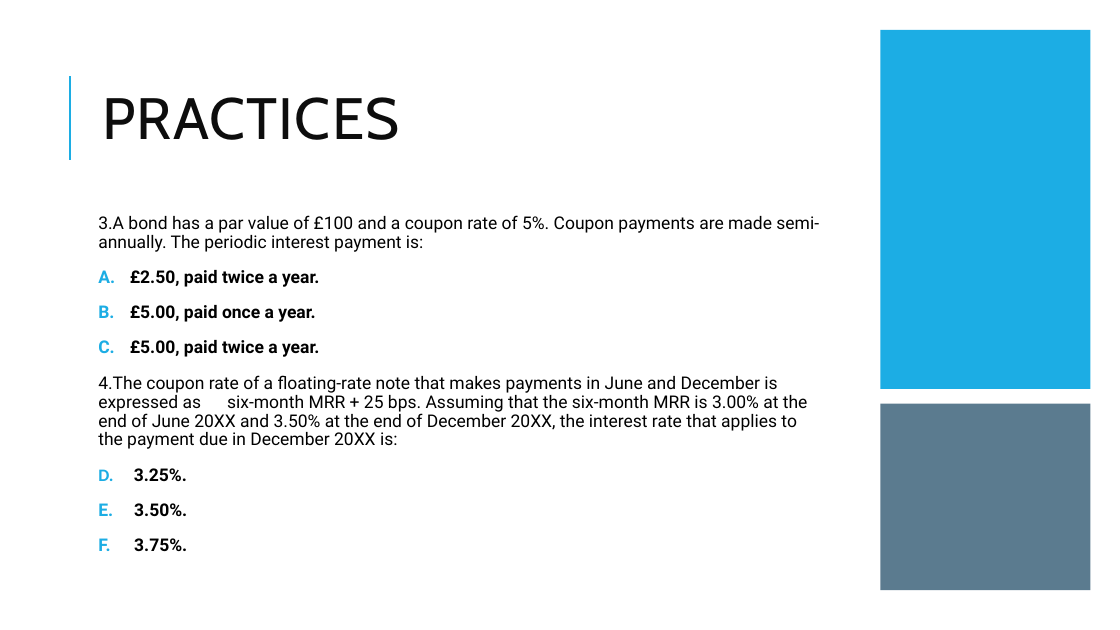
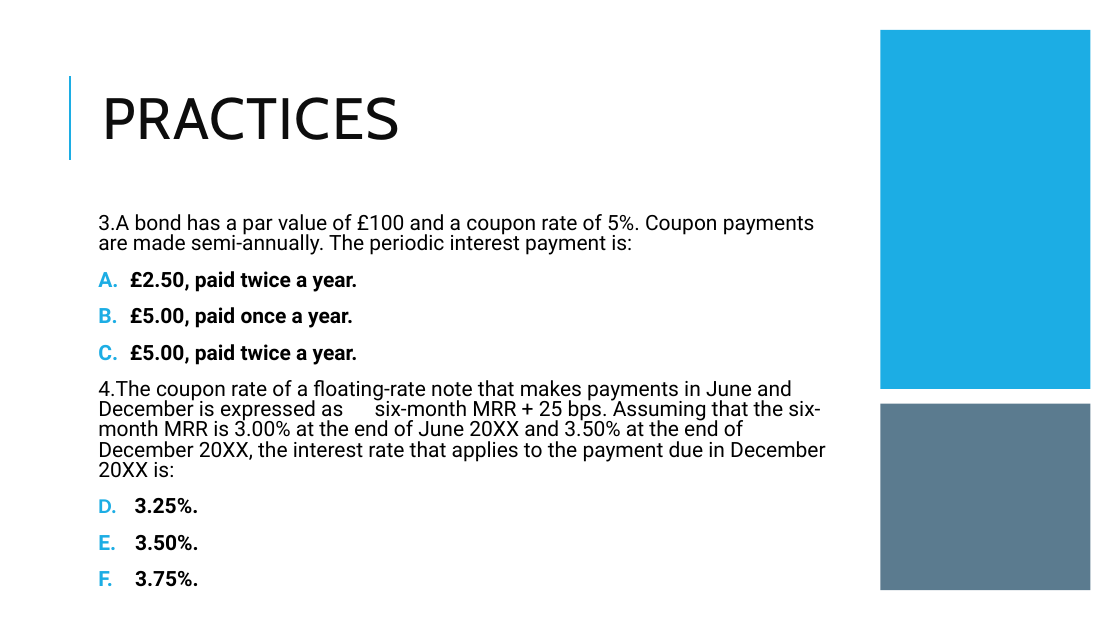
Before and after one commit to Isco0530/data, a slide deck: slide 10 of Fixed Income.pptx. Drawn at 1120x630 pixels with LibreOffice and Linux fonts; fonts in the diff are those of the drawing. Boxes give left, top, right and bottom in pixels: in the first picture for what was removed or moved away, otherwise in the second. Text is boxed around its words. In the diff, an @@ line names an element or a change of style, - is before the commit and + after.

```diff
--- a/Fixed Income.pptx
+++ b/Fixed Income.pptx
@@ text "3.A bond has a par ..." at [98, 214, 825, 587]: size 15 to 18 pt; line spacing 0.9 to 0.8 @@
```
Also in this commit, not shown: 8 other slides changed, 2 slides added.
